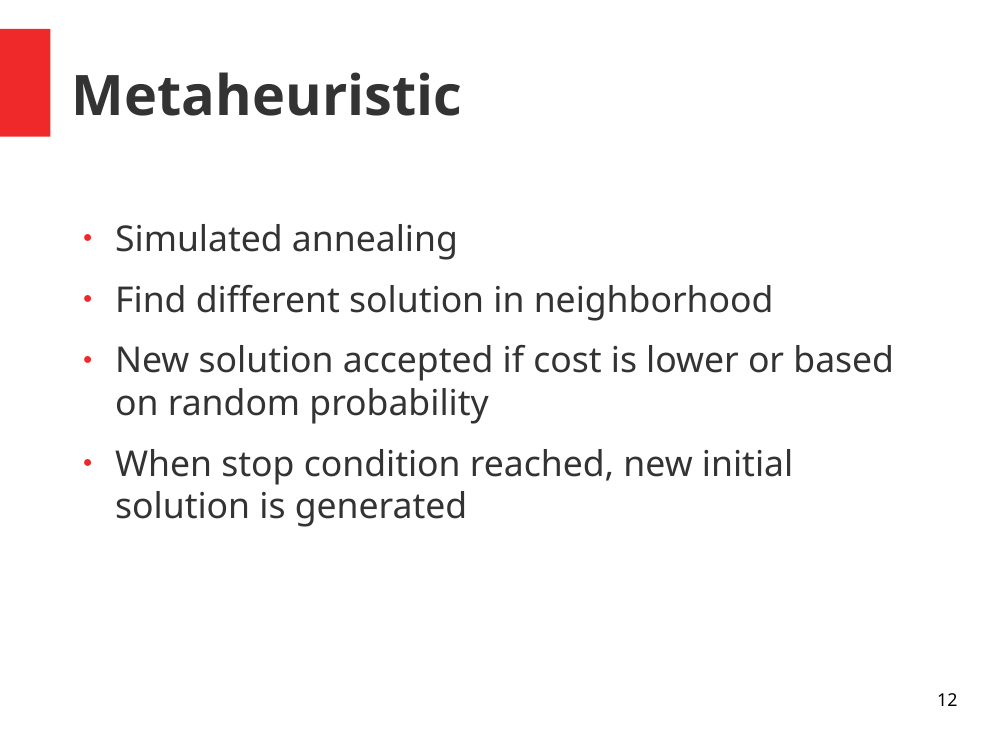
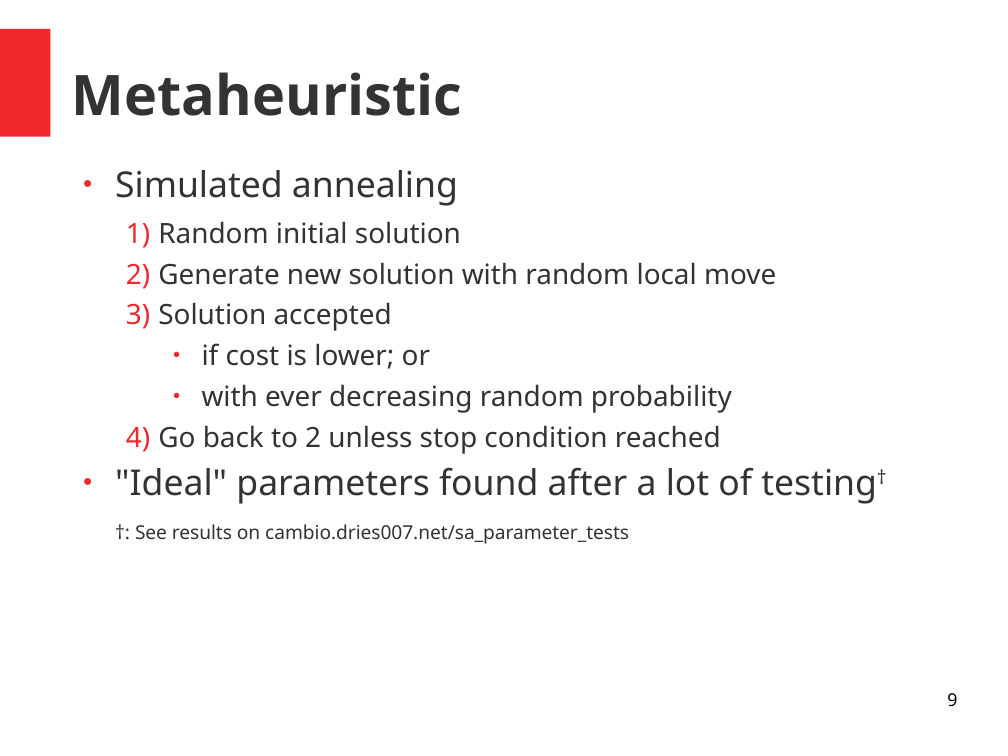
Before and after one commit to dries007/ProjectAI-CarSharing, a slide deck: slide 9 of Paper/ppt/presentation.odp (slide 12 before the commit). Drawn at 1008x756 pixels with LibreOffice and Linux fonts; fonts in the diff are those of the drawing. Boxes give left, top, right and bottom in pixels: in the first picture for what was removed or moved away, otherwise in the second. Text is boxed around its words. In the diff, an @@ line names an element or a change of style, - is before the commit and + after.

Commit message:
Presentation & Typos in paper

```diff
--- a/Paper/ppt/presentation.odp
+++ b/Paper/ppt/presentation.odp
@@ text "Simulated annealing": place and size @@
-text "Simulated annealing" at (115,224,894,527)
+text "Simulated annealing" at (115,170,877,544)
@@ text at (115,170,458,206): less space between paragraphs @@
@@ text at (115,221,877,544): text changed; size 28 to 22 pt @@
-● Find different solution in neighborhood
-● New solution accepted if cost is lower or based on random probability
-● When stop condition reached, new initial solution is generated
+  1) Random initial solution
+  2) Generate new solution with random local move
+  3) Solution accepted
+    ● if cost is lower; or
+    ● with ever decreasing random probability
+  4) Go back to 2 unless stop condition reached
+● "Ideal" parameters found after a lot of testing†
+†: See results on cambio.dries007.net/sa_parameter_tests
@@ page number at (947,693,957,707): text changed @@
-12
+9
```
Also in this commit, not shown: 9 other slides changed, 7 slides added, 8 slides removed, 3 other files.
